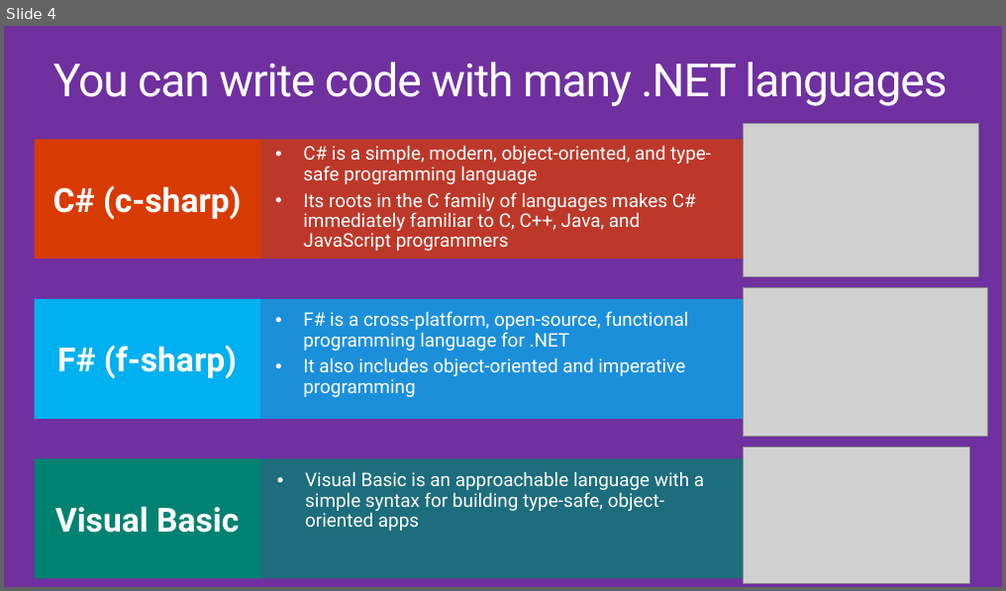
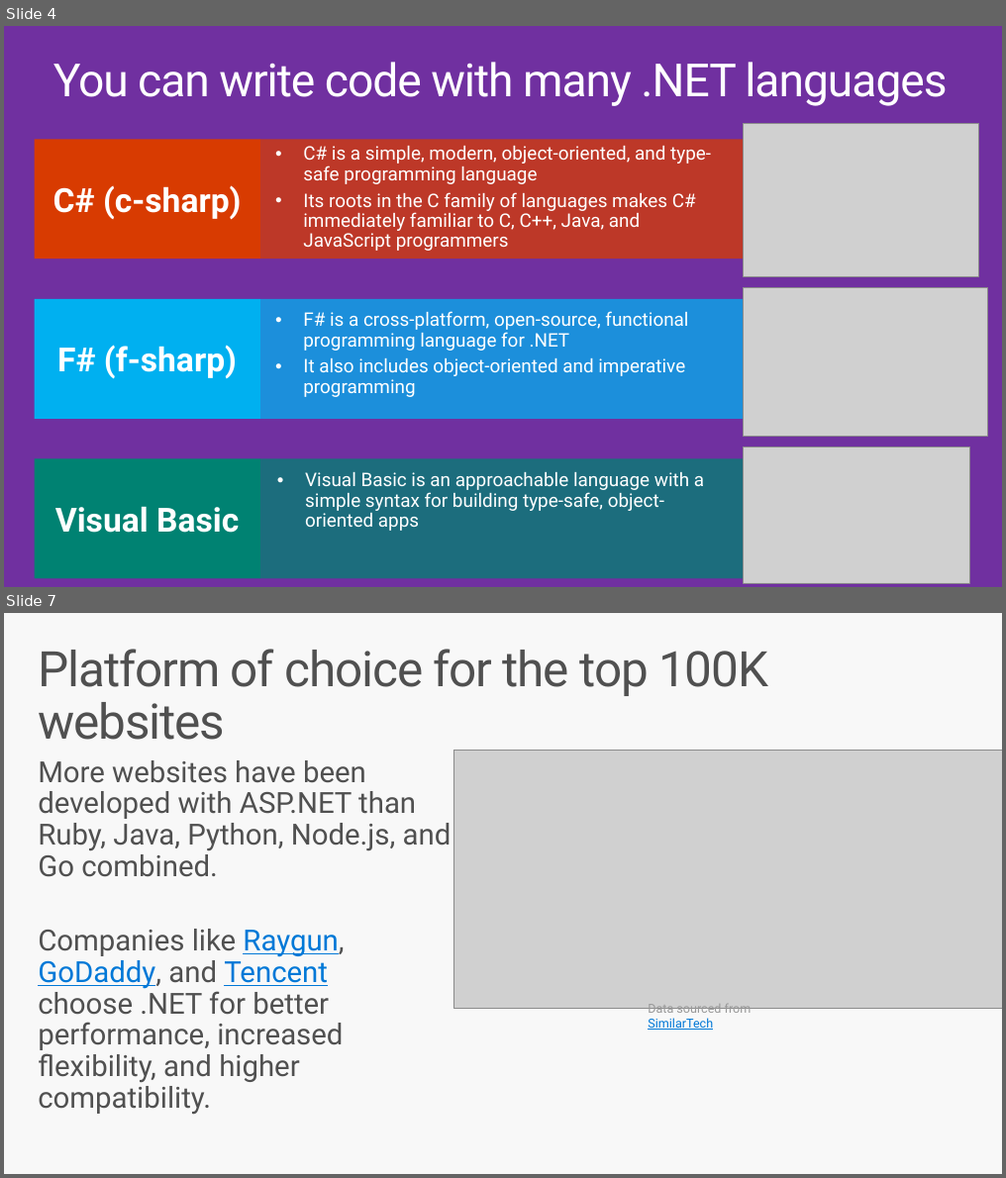
Before and after one commit to dotnet-presentations/home, a slide deck: WhatIsdotNET/WhatIsdotNET.pptx. Shown one above the other, each under a label of ours: slide 4 before the commit, slides 4 and 7 after it; the slides between them are not shown. The pictures are 1006x591 and 1006x1178 pixels, drawn with LibreOffice and Linux fonts; fonts in the diff are those of the drawing; grey boxes stand for pictures. Boxes give left, top, right and bottom in pixels: in the first picture for what was removed or moved away, otherwise in the second. Text is boxed around its words. In the diff, an @@ line names an element or a change of style, - is before the commit and + after.

```diff
--- a/WhatIsdotNET/WhatIsdotNET.pptx
+++ b/WhatIsdotNET/WhatIsdotNET.pptx
@@ slide 7 added at <box>4,613,1002,1174</box>, background #F8F8F8 @@
@@ title added at <box>38,649,768,740</box>, 47 pt, text #505050 @@
+Platform of choice for the top 100K websites
@@ text added at <box>38,761,451,1115</box>, 28 pt, text #505050 @@
+More websites have been developed with ASP.NET than Ruby, Java, Python, Node.js, and Go combined.
+Companies like Raygun, GoDaddy, and Tencent choose .NET for better performance, increased flexibility, and higher compatibility.
@@ picture added at <box>453,750,1002,1009</box> @@
@@ text added at <box>648,1004,751,1030</box>, 12 pt, text #999999 @@
+Data sourced from SimilarTech
```
Also in this commit, not shown: 3 slides changed, 1 other slide added, 1 other file.
